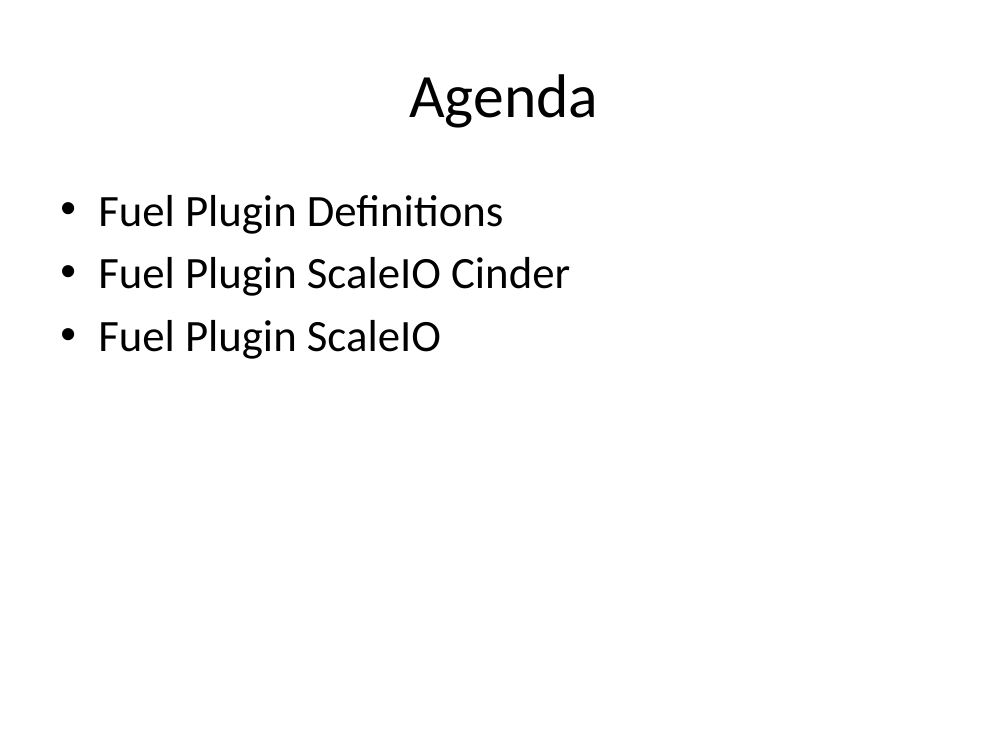
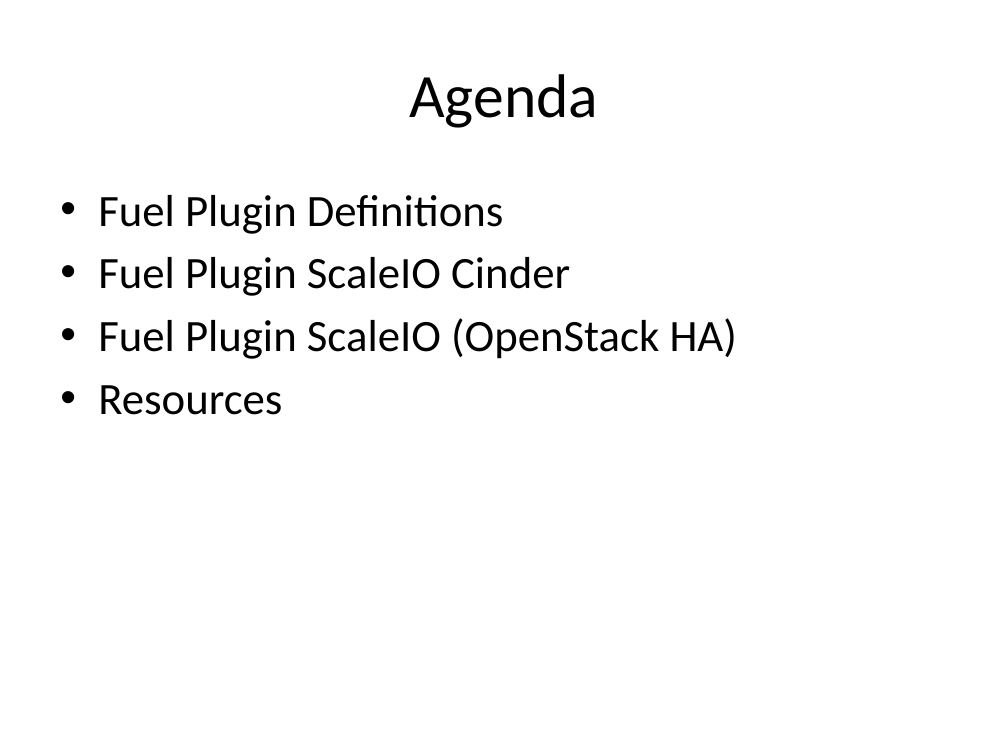
Before and after one commit to msalem2/fuel-plugin-scaleio-1, a slide deck: slide 2 of Documentation/OS-Deployment-with-existing-ScaleIO/Fuel Plugins for ScaleIO.pptx. Drawn at 1008x756 pixels with LibreOffice and Linux fonts; fonts in the diff are those of the drawing. Boxes give left, top, right and bottom in pixels: in the first picture for what was removed or moved away, otherwise in the second. Text is boxed around its words. In the diff, an @@ line names an element or a change of style, - is before the commit and + after.

Commit message:
updated ppt

```diff
--- a/Documentation/OS-Deployment-with-existing-ScaleIO/Fuel Plugins for ScaleIO.pptx
+++ b/Documentation/OS-Deployment-with-existing-ScaleIO/Fuel Plugins for ScaleIO.pptx
@@ text at (98, 318, 737, 415): text changed @@
-• Fuel Plugin ScaleIO
+• Fuel Plugin ScaleIO (OpenStack HA)
+• Resources
```
Also in this commit, not shown: 2 slides added, 2 slides removed.
